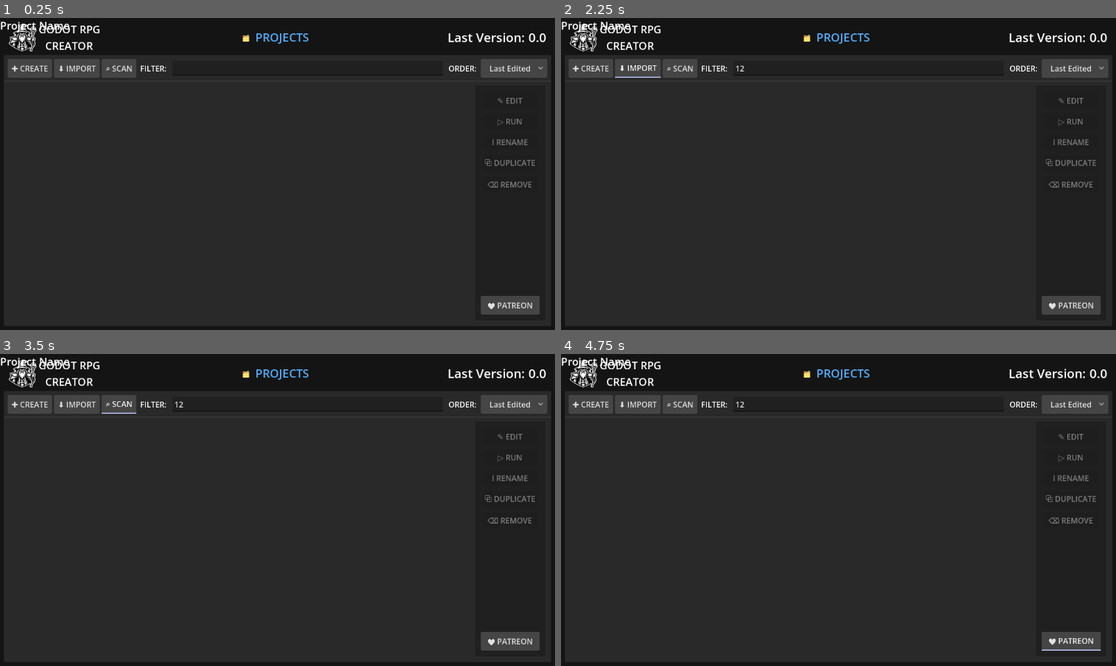
Above: before the commit, frames 1-4 (two rows, left to right).
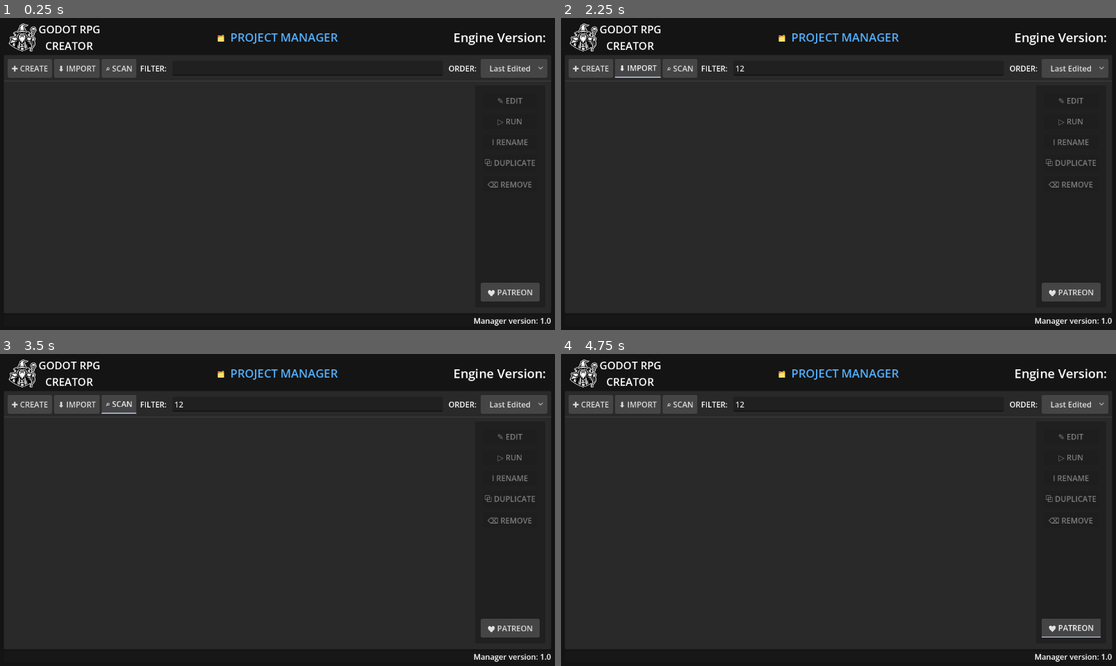
Above: after the commit, the same moments.

Repository: newold3/godot-rpg-creator-manager
Game: Godot game, scene res://Scenes/main_ui.tscn
Two runs of this game, one before a commit and one after it. Both use one fixed random seed, a clock stepped at 60 frames per second and the inputs below.
Inputs (mouse positions are in pixels of both pictures, inside the frame that each line leads up to):
- Up to frame 1 (0.25 s): no input
- Up to frame 2 (2.25 s): click (866, 67) at 0.52 s; type "12" at 0.6 s; click "✚ CREATE" at 1.25 s; click "⬇︎ IMPORT" at 2 s
- Up to frame 3 (3.5 s): click "⌕ SCAN" at 2.75 s
- Up to frame 4 (4.75 s): click "Last Edited" at 3.5 s; click "🤍 PATREON" at 4.25 s

The runs differ from the first frame. In frame 1, 1.9% of the frame differs, in the area x 0-100%, y 1-99%; in frame 2, 1.9%; in frame 3, 1.9%; in frame 4, 1.9%.

Commit message:
Integrate Manager updater UI and logic
Add updater UI nodes and labels to main_ui scene, rename the engine version label, and add a ManagerVersion label. Wire the Updater node and ConfirmationDialog in main_ui.gd, exposing updater/update_dialog exports, handling update_available signal, showing a confirmation dialog, and performing updates when confirmed. Enhance ManagerUpdater: emit update_available, store pending download URL, add perform_update() to start download on demand, improve logging/error handling, tweak ZIP extraction/cleanup, and adjust Windows update script (shorter timeout and correct zip path). Also add project config version in project.godot.

Diff:
--- a/Scenes/main_ui.tscn
+++ b/Scenes/main_ui.tscn
@@ -39,7 +39,7 @@
 corner_radius_bottom_left = 3
 corner_detail = 5
 
-[node name="MainUI" type="Control" unique_id=1488174709 node …(162 unchanged characters)… reon", "filter_control", "order_mode", "file_dialog", "http_downloader", "http_version_check", "version_label")]
+[node name="MainUI" type="Control" unique_id=1488174709 node …(162 unchanged characters)… reon", "filter_control", "order_mode", "updater", "file_dialog", "update_dialog", "http_downloader", "http_version_check")]
 layout_mode = 3
 anchors_preset = 15
 anchor_right = 1.0
@@ -60,10 +60,11 @@
 btn_patreon = NodePath("MarginContainer/VBoxContainer/PanelContainer/VBoxContainer/HBoxContainer/PanelContainer/VBoxContainer/Patreon")
 filter_control = NodePath("MarginContainer/VBoxContainer/PanelContainer/VBoxContainer/TopMenu/Filter")
 order_mode = NodePath("MarginContainer/VBoxContainer/PanelContainer/VBoxContainer/TopMenu/OrderMode")
+updater = NodePath("Updater")
 file_dialog = NodePath("FileDialog")
+update_dialog = NodePath("ConfirmationDialog")
 http_downloader = NodePath("DownloadProject")
 http_version_check = NodePath("DownloadGist")
-version_label = NodePath("MarginContainer/VBoxContainer/MarginContainer/HBoxContainer/CurrentVersion")
 
 [node name="ColorRect" type="ColorRect" parent="." unique_id=394778699]
 layout_mode = 1
@@ -129,16 +130,16 @@
 size_flags_horizontal = 2
 theme_override_colors/font_color = Color(0.3254902, 0.69411767, 1, 1)
 theme_override_font_sizes/font_size = 24
-text = "PROJECTS"
+text = "PROJECT MANAGER"
 horizontal_alignment = 1
 vertical_alignment = 1
 
-[node name="CurrentVersion" type="Label" parent="MarginContainer/VBoxContainer/MarginContainer/HBoxContainer" unique_id=806371161]
+[node name="EngineVersion" type="Label" parent="MarginContainer/VBoxContainer/MarginContainer/HBoxContainer" unique_id=806371161]
 unique_name_in_owner = true
 custom_minimum_size = Vector2(198, 0)
 layout_mode = 2
 theme_override_font_sizes/font_size = 26
-text = "Last Version:"
+text = "Engine Version:"
 horizontal_alignment = 2
 
 [node name="PanelContainer" type="PanelContainer" parent="MarginContainer/VBoxContainer" unique_id=84664641]
@@ -256,6 +257,16 @@
 mouse_default_cursor_shape = 2
 text = "🤍 PATREON"
 
+[node name="Control" type="PanelContainer" parent="MarginContainer/VBoxContainer" unique_id=602026370]
+layout_mode = 2
+
+[node name="ManagerVersion" type="Label" parent="MarginContainer/VBoxContainer/Control" unique_id=1418460222]
+unique_name_in_owner = true
+layout_mode = 2
+text = "Manager version:"
+horizontal_alignment = 2
+vertical_alignment = 1
+
 [node name="FileDialog" type="FileDialog" parent="." unique_id=983534497]
 force_native = true
 access = 2
@@ -265,10 +276,7 @@
 
 [node name="DownloadGist" type="HTTPRequest" parent="." unique_id=1744616715]
 
-[node name="ProjectName" type="Label" parent="." unique_id=733986400]
-layout_mode = 0
-theme_override_font_sizes/font_size = 22
-text = "Project Name"
-
-[node name="Node" type="Node" parent="." unique_id=520935377]
+[node name="Updater" type="Node" parent="." unique_id=520935377]
 script = ExtResource("4_dcbcb")
+
+[node name="ConfirmationDialog" type="ConfirmationDialog" parent="." unique_id=541059503]
--- a/Scripts/main_ui.gd
+++ b/Scripts/main_ui.gd
@@ -41,12 +41,15 @@
 @export var btn_patreon: Button
 @export var filter_control: LineEdit
 @export var order_mode: OptionButton
+@export var updater: Node
 
 @export_group("Dialogs & Tools")
 @export var file_dialog: FileDialog
+@export var update_dialog: ConfirmationDialog
 @export var http_downloader: HTTPRequest
 @export var http_version_check: HTTPRequest
-@export var version_label: Label
+@export var engine_version_label: Label
+@export var manager_version_label: Label
 
 
 # ------------------------------------------------------------------------------
@@ -143,9 +146,29 @@
 			file_dialog.dir_selected.disconnect(_on_file_dialog_dir_selected)
 		file_dialog.dir_selected.connect(_on_file_dialog_dir_selected)
 
+	if updater:
+		updater.update_available.connect(_on_new_version_found)
+		updater.check_updates()
+
+	if update_dialog:
+		update_dialog.confirmed.connect(_on_update_confirmed)
+
 	_load_launcher_data()
 	_update_sidebar_state()
 	_check_online_version()
+	_update_manager_version()
+
+
+func _on_new_version_found(version_tag: String) -> void:
+	update_dialog.title = "Update Available"
+	update_dialog.dialog_text = "A new version of the Manager (%s) is available.\nDo you want to update and restart now?" % version_tag
+	update_dialog.popup_centered()
+
+
+func _on_update_confirmed() -> void:
+	_show_overlay("Updating Manager...", "Please wait for restart")
+
+	updater.perform_update()
 
 
 func _notification(what: int) -> void:
@@ -193,8 +216,12 @@
 
 
 func _update_version_label(ver: String) -> void:
-	if version_label:
-		version_label.text = "Last Version: " + ver
+	if engine_version_label:
+		engine_version_label.text = "Engine Version: " + ver
+
+
+func _update_manager_version() -> void:
+	%ManagerVersion.text = "Manager version: " + ProjectSettings.get("application/config/version")
 
 
 # ------------------------------------------------------------------------------
--- a/Scripts/manager_updater.gd
+++ b/Scripts/manager_updater.gd
@@ -2,10 +2,12 @@
 extends Node
 
 ## Auto-Updater for the Compiled Manager (EXE).
-## Checks GitHub Releases tags. If a new tag is found, downloads the ZIP asset and replaces the EXE.
+## Checks GitHub Releases. Emits 'update_available' if found.
+## Requires manual call to 'perform_update()' to proceed.
 
 signal update_status(msg: String)
 signal update_error(msg: String)
+signal update_available(new_version: String)
 
 const MANAGER_REPO_OWNER: String = "newold3"
 const MANAGER_REPO_NAME: String = "godot-rpg-creator-manager"
@@ -14,10 +16,10 @@
 const TEMP_EXTRACT_PATH: String = "user://manager_temp_extract/"
 
 var current_version: String = "1.0"
-
 var _http: HTTPRequest
 var _thread: Thread
 var _new_version_tag: String = ""
+var _pending_download_url: String = ""
 
 func _ready() -> void:
 	var proj_ver = ProjectSettings.get_setting("application/config/version")
@@ -27,15 +29,13 @@
 	add_child(_http)
 	_http.request_completed.connect(_on_release_info_received)
 
-	update_status.connect(func(_st): print(_st))
-	update_error.connect(func(_err): print(_err))
+	update_status.connect(func(m): print("[Updater] ", m))
+	update_error.connect(func(e): push_error("[Updater Error] " + e))
 
-	call_deferred("check_updates")
 
 func check_updates() -> void:
 	update_status.emit("Checking for Manager updates...")
 	var url = "https://api.github.com/repos/%s/%s/releases/latest" % [MANAGER_REPO_OWNER, MANAGER_REPO_NAME]
-	print(url)
 
 	var headers = ["User-Agent: Godot-RPG-Creator-Manager"]
 	_http.request(url, headers)
@@ -59,21 +59,28 @@
 		update_status.emit("Manager is up to date.")
 		return
 
-	update_status.emit("New version found: %s. Downloading..." % _new_version_tag)
-
 	var assets = json.get("assets", [])
-	var download_url = ""
+	_pending_download_url = ""
 
 	for asset in assets:
 		if asset["name"].ends_with(".zip"):
-			download_url = asset["browser_download_url"]
+			_pending_download_url = asset["browser_download_url"]
 			break
 
-	if download_url == "":
+	if _pending_download_url == "":
 		update_error.emit("No ZIP asset found in release.")
 		return
 
-	_start_zip_download(download_url)
+	update_status.emit("Update found: " + _new_version_tag)
+	update_available.emit(_new_version_tag)
+
+func perform_update() -> void:
+	if _pending_download_url == "":
+		update_error.emit("No update URL available.")
+		return
+
+	update_status.emit("Downloading " + _new_version_tag + "...")
+	_start_zip_download(_pending_download_url)
 
 func _start_zip_download(url: String) -> void:
 	for sig in _http.request_completed.get_connections():
@@ -99,7 +106,7 @@
 
 func _threaded_extraction() -> void:
 	if DirAccess.dir_exists_absolute(TEMP_EXTRACT_PATH):
-		DirAccess.remove_absolute(TEMP_EXTRACT_PATH) # Limpieza previa
+		DirAccess.remove_absolute(TEMP_EXTRACT_PATH)
 	DirAccess.make_dir_recursive_absolute(TEMP_EXTRACT_PATH)
 
 	var zip = ZIPReader.new()
@@ -109,14 +116,12 @@
 
 	var files = zip.get_files()
 	for path in files:
-		if path.ends_with("/"): continue # Ignorar carpetas vacías
+		if path.ends_with("/"): continue
 
-		# Leer y escribir en carpeta temporal
 		var content = zip.read_file(path)
 		var dest_path = TEMP_EXTRACT_PATH.path_join(path)
+		var base_dir = dest_path.get_base_dir()
 
-		# Asegurar que existan subcarpetas
-		var base_dir = dest_path.get_base_dir()
 		if not DirAccess.dir_exists_absolute(base_dir):
 			DirAccess.make_dir_recursive_absolute(base_dir)
 
@@ -131,15 +136,15 @@
 
 	var bat_path = ProjectSettings.globalize_path("user://manager_updater.bat")
 	var temp_folder_win = ProjectSettings.globalize_path(TEMP_EXTRACT_PATH).replace("/", "\\")
-
 	var install_folder_win = OS.get_executable_path().get_base_dir().replace("/", "\\")
 	var exe_name = OS.get_executable_path().get_file()
+	var zip_path = ProjectSettings.globalize_path(TEMP_ZIP_PATH).replace("/", "\\")
 
 	var script = "@echo off\r\n"
-	script += "timeout /t 3 /nobreak > NUL\r\n"
+	script += "timeout /t 2 /nobreak > NUL\r\n"
 	script += 'xcopy "%s\\*" "%s" /Y /S /E /I /R /H\r\n' % [temp_folder_win, install_folder_win]
 	script += 'rmdir /s /q "%s"\r\n' % temp_folder_win
-	script += 'del "%s"\r\n' % ProjectSettings.globalize_path(TEMP_ZIP_PATH).replace("/", "\\")
+	script += 'del "%s"\r\n' % zip_path
 	script += 'start "" "%s\\%s"\r\n' % [install_folder_win, exe_name]
 	script += '(goto) 2>nul & del "%~f0"'
 
--- a/project.godot
+++ b/project.godot
@@ -11,6 +11,7 @@
 [application]
 
 config/name="Godot RPG Creator Manager"
+config/version="1.0"
 run/main_scene="uid://bvokfaamk2r12"
 config/features=PackedStringArray("4.6", "Forward Plus")
 config/icon="uid://dgaevsp3alpim"
